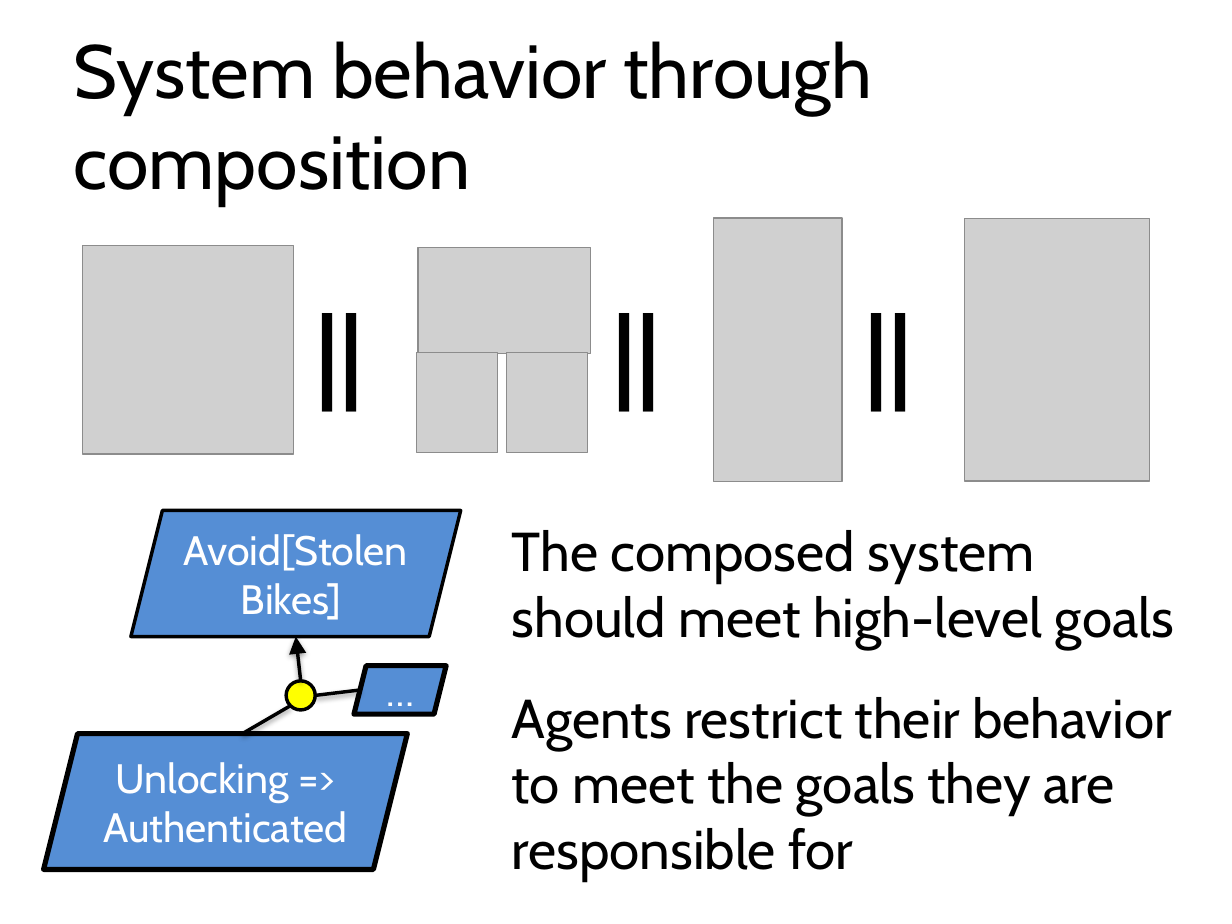
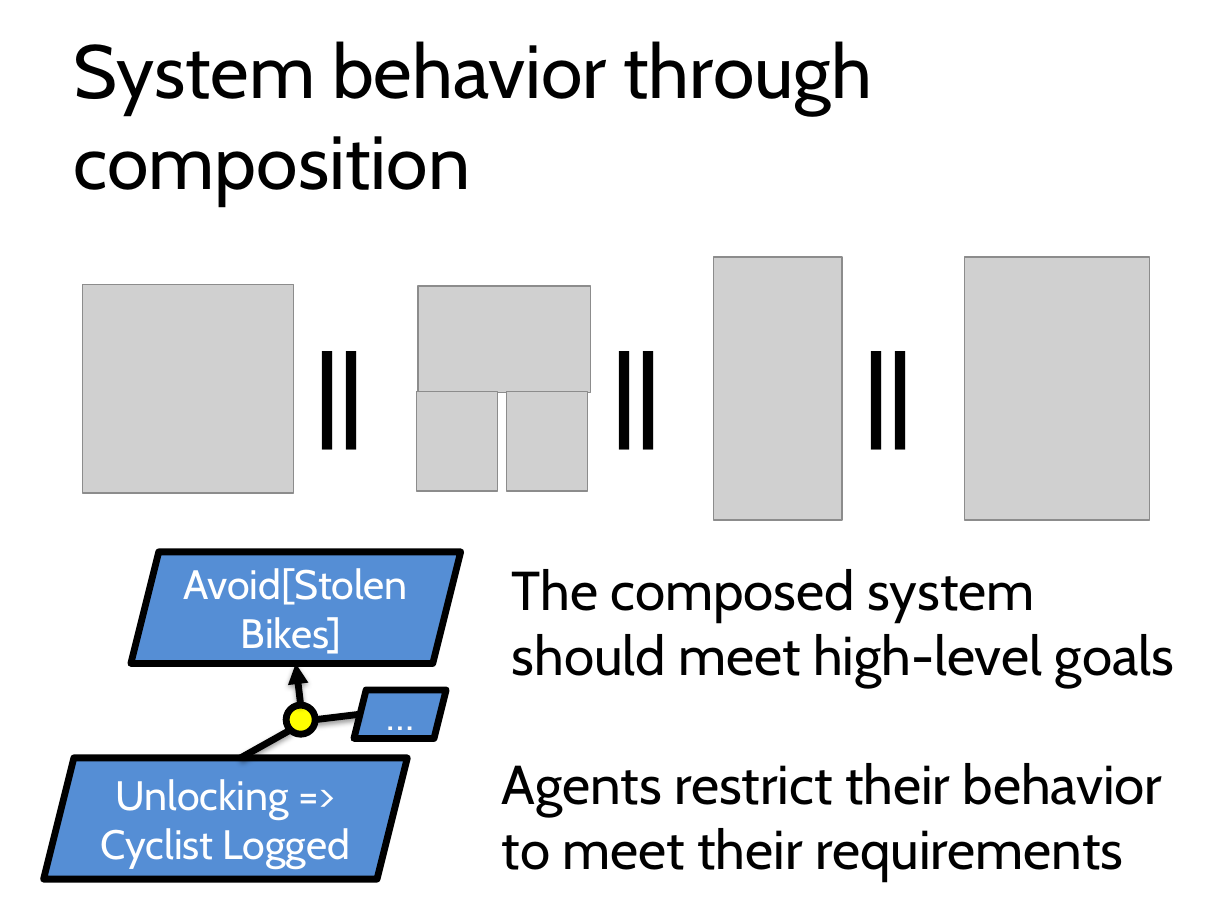
Before and after one commit to blambeau/phd, a slide deck: slide 27 of public-defense/slides.pptx (slide 22 before the commit). Drawn at 1232x924 pixels with LibreOffice and Linux fonts; fonts in the diff are those of the drawing; grey boxes stand for pictures. Boxes give left, top, right and bottom in pixels: in the first picture for what was removed or moved away, otherwise in the second. Text is boxed around its words. In the diff, an @@ line names an element or a change of style, - is before the commit and + after.

```diff
--- a/public-defense/slides.pptx
+++ b/public-defense/slides.pptx
@@ 6 pictures, 4 texts: place and size @@
-6 pictures, 4 texts at bbox=[83, 218, 1174, 650]
+6 pictures, 4 texts at bbox=[83, 257, 1174, 688]
@@ parallelogram "Avoid[Stolen Bikes]": place and size @@
-parallelogram "Avoid[Stolen Bikes]" at bbox=[131, 510, 461, 636]
+parallelogram "Avoid[Stolen Bikes]" at bbox=[131, 552, 461, 664]
@@ parallelogram "Avoid[Stolen Bikes]" at bbox=[131, 552, 461, 664]: outline #000000 2 pt to #000000 4 pt @@
@@ 1 ellipse, 1 parallelogram, 1 line, 1 arrow: place and size @@
-1 ellipse, 1 parallelogram, 1 line, 1 arrow at bbox=[286, 637, 446, 713]
+1 ellipse, 1 parallelogram, 1 line, 1 arrow at bbox=[286, 664, 446, 738]
@@ arrow (301, 705) - (296, 664): stroke #000000 2 pt to #000000 4 pt @@
@@ ellipse at bbox=[286, 705, 315, 734]: outline #000000 2 pt to #000000 4 pt @@
@@ line (315, 719) - (360, 715): stroke #000000 2 pt to #000000 4 pt @@
@@ parallelogram "…" at bbox=[354, 690, 446, 738]: outline #000000 3 pt to #000000 4 pt @@
@@ line moved from (243, 734) - (291, 706) to (240, 758) - (291, 731) @@
@@ line (240, 758) - (291, 731): stroke #000000 2 pt to #000000 4 pt @@
@@ parallelogram "Unlocking => Cyclist Logged" at bbox=[43, 758, 407, 878]: outline #000000 3 pt to #000000 4 pt @@
@@ parallelogram "Unlocking => Cyclist Logged": place and size @@
-parallelogram "Unlocking => Cyclist Logged" at bbox=[43, 734, 407, 870]
+parallelogram "Unlocking => Cyclist Logged" at bbox=[43, 758, 407, 878]
@@ text in parallelogram at bbox=[100, 779, 350, 869]: text changed @@
-Unlocking => Authenticated
+Unlocking => Cyclist Logged
@@ text at bbox=[502, 763, 1163, 882]: text changed @@
-Agents restrict their behavior to meet the goals they are responsible for
+Agents restrict their behavior to meet their requirements
```
Also in this commit, not shown: 24 other slides changed, 15 slides added, 17 other files.
